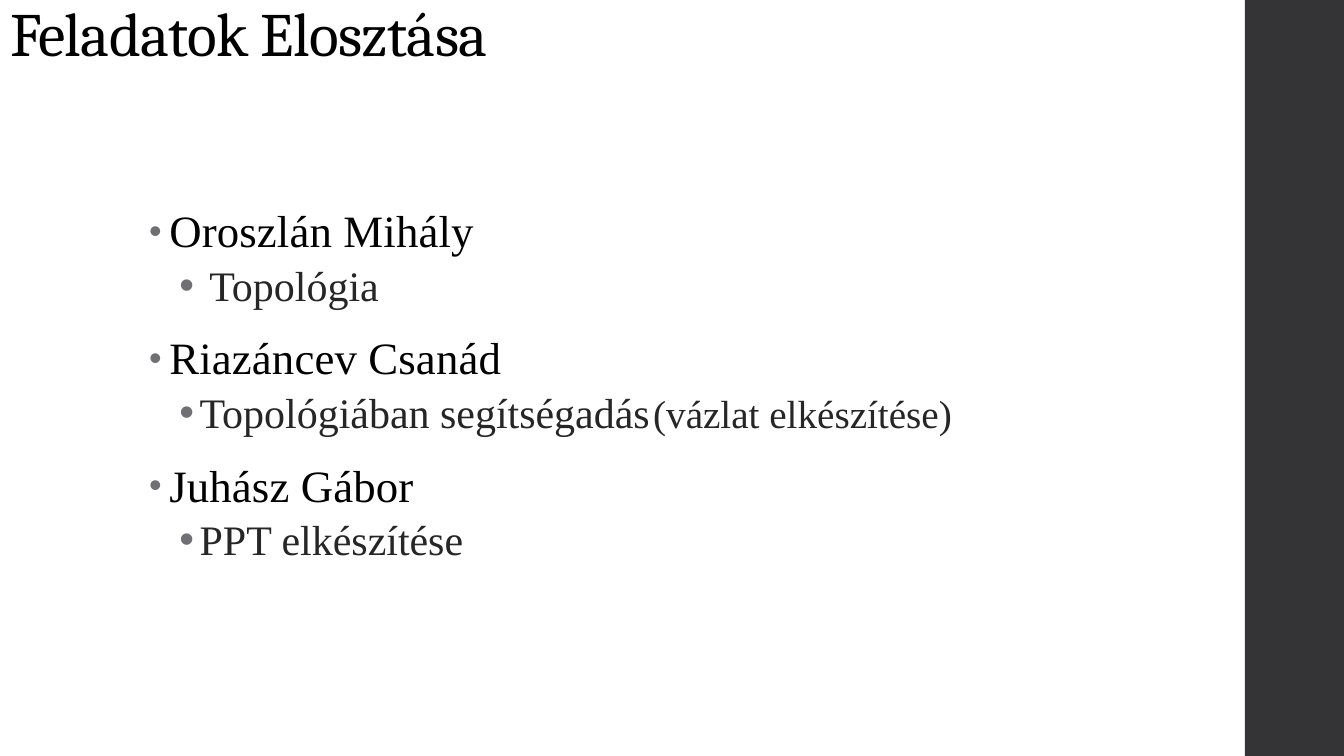
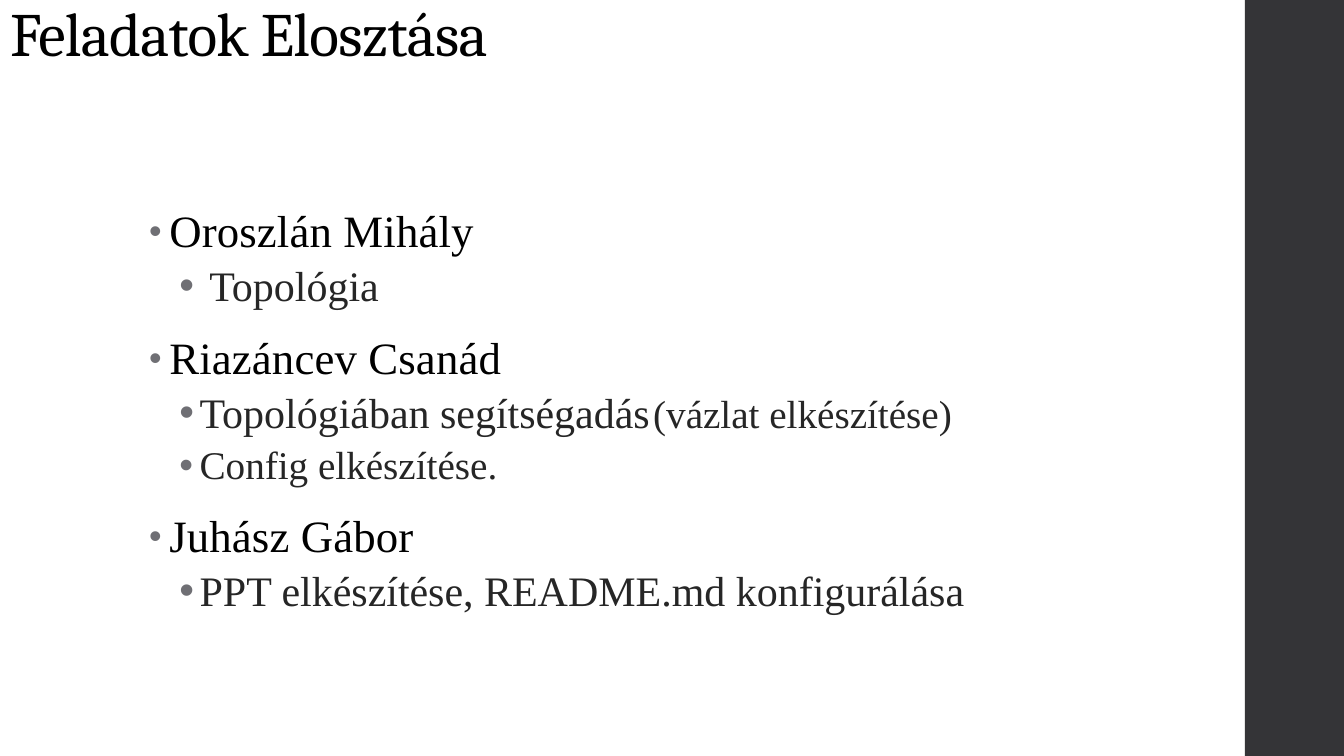
Before and after one commit to OsziMisi/Turros-elelmiszerlanc, a slide deck: slide 2 of Projekt.pptx. Drawn at 1344x756 pixels with LibreOffice and Linux fonts; fonts in the diff are those of the drawing. Boxes give left, top, right and bottom in pixels: in the first picture for what was removed or moved away, otherwise in the second. Text is boxed around its words. In the diff, an @@ line names an element or a change of style, - is before the commit and + after.

Commit message:
PPT update

```diff
--- a/Projekt.pptx
+++ b/Projekt.pptx
@@ text at bbox=[200, 451, 497, 487]: paragraph added @@
+  • Config elkészítése.
@@ text at bbox=[200, 576, 964, 614]: text changed @@
-  • PPT elkészítése
+  • PPT elkészítése, README.md konfigurálása
```
